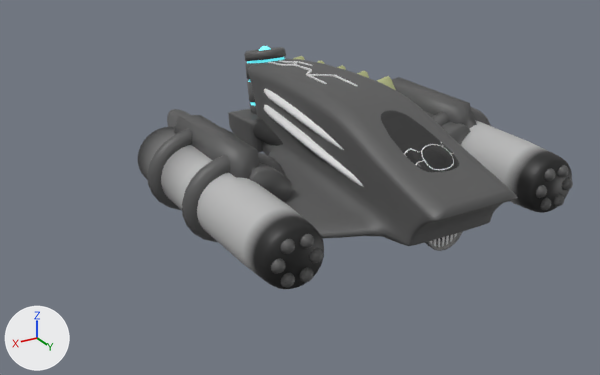
What one commit did to the Blender file Assets/BlenderModels/SmallFIghterModel.blend.
Before and after are seen from a 50 mm camera at (13.9, 20.72, 9.1) aimed at (1.94, 0.78, -0.87). The axes (+X, +Y, +Z) are drawn at lower left. The lights are the same throughout.

The scene before the commit, as lines of its bpy script (objects in view):
```python
me_cube_004 = bpy.data.meshes.new('Cube.004')
me_cube_004.from_pydata(...)  # 134 vertices, 104 faces; spans x 0.09..0.8, y -3.03..3.79, z 0.44..1.93
me_cube_004.polygons.foreach_set('use_smooth', [True] * 104)
me_cube_004.materials.append(mat_trim)  # white #e7e7e7
me_cylinder = bpy.data.meshes.new('Cylinder')
me_cylinder.from_pydata(...)  # 2316 vertices, 2248 faces; spans x -1.33..1.94, y -1.81..1.24, z -5.08..5.11
me_cylinder.polygons.foreach_set('use_smooth', [True] * 2248)
# faces by material slot: [2054, 194]
me_cylinder.materials.append(mat_hull2)  # its picture is missing
me_cylinder.materials.append(mat_cannon2)  # its picture is missing
me_cylinder_005 = bpy.data.meshes.new('Cylinder.005')
me_cylinder_005.from_pydata(...)  # 2316 vertices, 2248 faces; spans x 5.65..8.92, y -6.01..-3.03, z -5.08..5.11
me_cylinder_005.polygons.foreach_set('use_smooth', [True] * 2248)
# faces by material slot: [2054, 194]
me_cylinder_005.materials.append(mat_hull2)  # its picture is missing
me_cylinder_005.materials.append(mat_cannon2)  # its picture is missing
ob_leftcannon = bpy.data.objects.new('LeftCannon', me_cylinder)
ob_leftcannon.location = (-4.49, -0.07, -0.77)
ob_leftcannon.rotation_euler = (-1.571, 0.549, 0.0)  # degrees (-90, 31, 0)
ob_rightcannon = bpy.data.objects.new('RightCannon', me_cylinder_005)
ob_rightcannon.location = (-4.49, -0.07, -0.77)
ob_rightcannon.rotation_euler = (-1.571, 0.549, 0.0)  # degrees (-90, 31, 0)
ob_stripe2 = bpy.data.objects.new('Stripe2', me_cube_004)
ob_stripe2.location = (0.81, -0.08, -0.65)
# also in view: 'Cockpit' at (0.0, 3.79, 1.13); 'Hull' at (0.0, 0.83, 0.35); 'Generator' at (0.0, -4.64, 0.84); 'Engine' at (0.01, -4.33, -0.69)
```
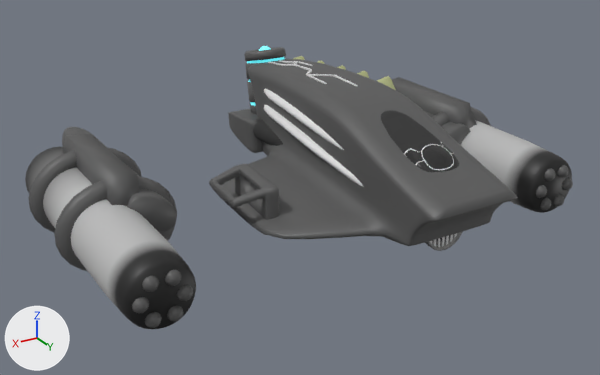
The change, as a diff of the scene's bpy script:
```diff
--- a/Assets/BlenderModels/SmallFIghterModel.blend.py
+++ b/Assets/BlenderModels/SmallFIghterModel.blend.py
@@ me_cube_001 @@
+me_cube_001.from_pydata(...)  # 144 vertices, 141 faces; spans x 3.37..4.64, y -0.01..2.15, z -1.06..0.1
+me_cube_001.polygons.foreach_set('use_smooth', [True] * 141)
+me_cube_001.materials.append(mat_hull2)  # its picture is missing
@@ ob_rightcannon @@
 ob_rightcannon = bpy.data.objects.new('RightCannon', me_cylinder_005)
-ob_rightcannon.location = (-4.49, -0.07, -0.77)
+ob_rightcannon.location = (-0.91, -0.07, -0.77)
 ob_rightcannon.rotation_euler = (-1.571, 0.549, 0.0)  # degrees (-90, 31, 0)
@@ ob_hull_001 @@
+ob_hull_001 = bpy.data.objects.new('Hull.001', me_cube_001)
+ob_hull_001.location = (0.0, 0.0, 0.0)
+_m = ob_hull_001.modifiers.new('Subdivision', 'SUBSURF')
+_m.levels = 2
```

Where the change shows, as pixel boxes (x1, y1, x2, y2) in the pictures (600 x 375 px):
'RightCannon', moved
    before: (138, 109, 324, 289)
    after: (25, 127, 196, 329)
'Hull.001', added
    after: (209, 164, 279, 220)
